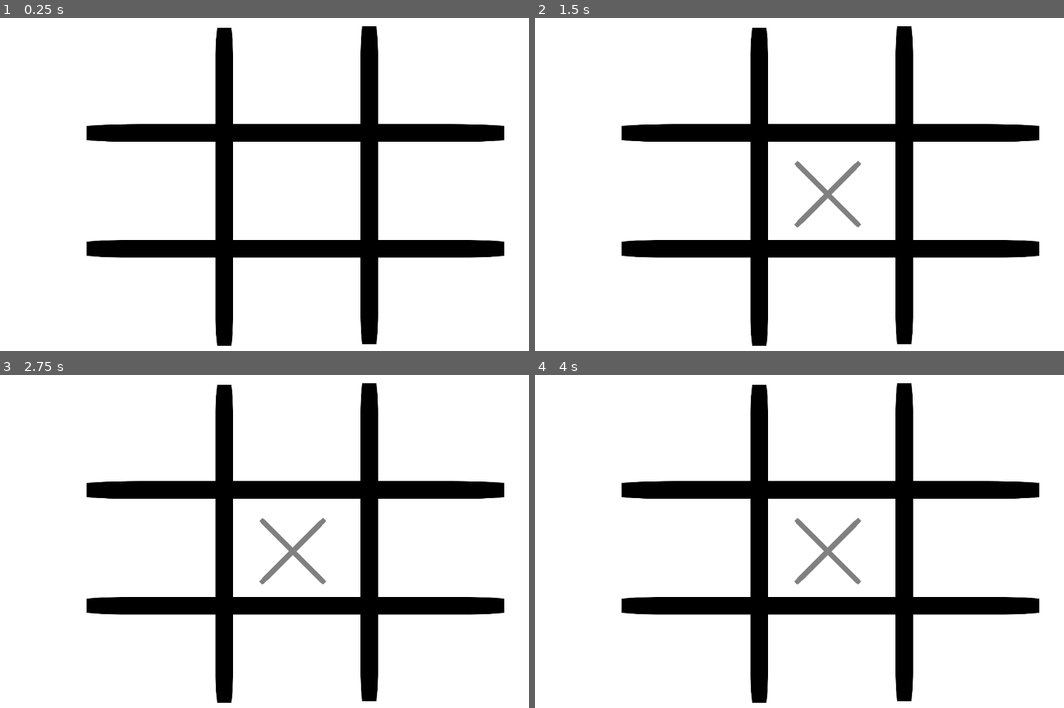
Above: before the commit, frames 1-4 (two rows, left to right).
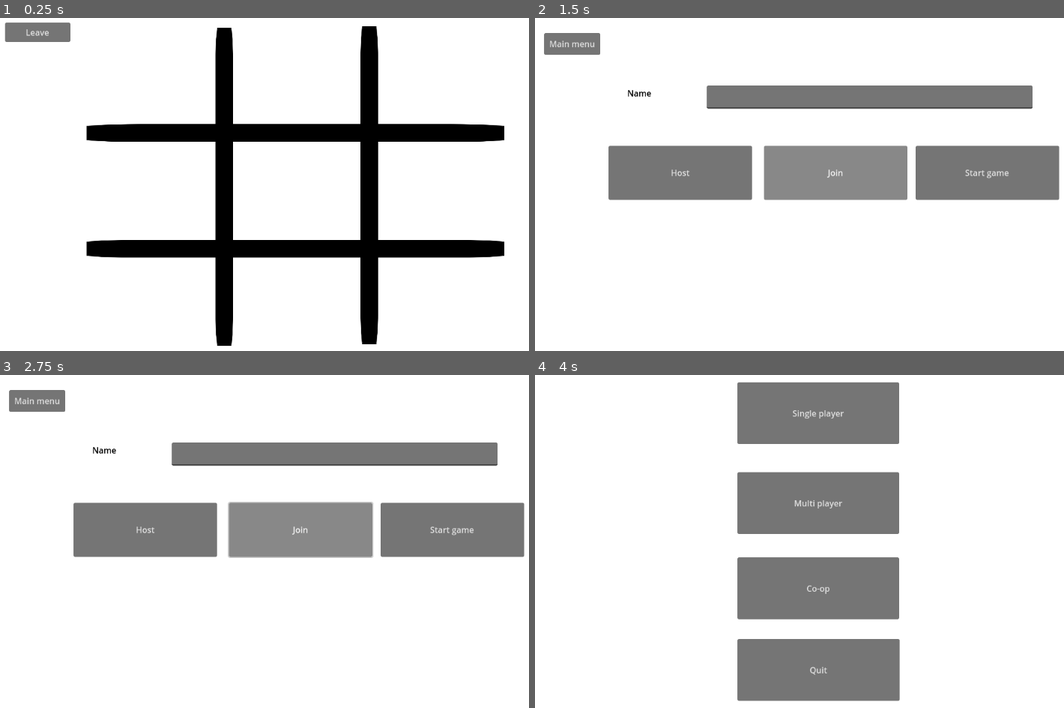
Above: after the commit, the same moments.

Repository: im-shashank/Tick-Tack-Toe
Game: Godot game, scene res://scenes/multiplayer.tscn
Two runs of this game, one before a commit and one after it. Both use one fixed random seed, a clock stepped at 60 frames per second and the inputs below. This scene is started directly instead of the project's main scene. The engine's default icon, where the game draws it, is replaced by a stand-in: a white triangle on a blue panel in a dark square.
Inputs (mouse positions are in pixels of both pictures, inside the frame that each line leads up to):
- Up to frame 1 (0.25 s): no input
- Up to frame 2 (1.5 s): click (572, 31) at 0.5 s, where only the run after the commit has a clickable "Leave"; click (820, 147) at 1.25 s, where only the run after the commit has a clickable "Multi player"
- Up to frame 3 (2.75 s): click (285, 504) at 2 s, where only the run after the commit has a clickable "Multi player"
- Up to frame 4 (4 s): click (677, 531) at 2.75 s, where only the run after the commit has a clickable "Host"; click (572, 401) at 3.5 s, where only the run after the commit has a clickable "Main menu"

The runs differ from the first frame. In frame 1, 0.7% of the frame differs, in the area x 0-14%, y 1-8%; in frame 2, 31%; in frame 3, 32%, in the area x 1-100%, y 2-99%; in frame 4, 31%.
Error after the commit: Invalid access to property or key 'multiplayer_peer' on a base object of type 'null instance'. (res://scenes/scripts/multi_player.gd:53)

Commit message:
Almost almost complete multiplayer

Diff:
--- a/scenes/multiplayer_main.tscn
+++ b/scenes/multiplayer_main.tscn
@@ -7,7 +7,7 @@
 [ext_resource type="PackedScene" uid="uid://d01mrnhdphy2h" path="res://scenes/x.tscn" id="5_tiilg"]
 [ext_resource type="PackedScene" uid="uid://bbgoy3vh8rl0s" path="res://scenes/o.tscn" id="6_ptfnj"]
 [ext_resource type="Shader" path="res://scenes/shaders/button.gdshader" id="7_0l4ni"]
-[ext_resource type="Script" path="res://scenes/scripts/game_over_layer.gd" id="8_h2u1v"]
+[ext_resource type="Script" path="res://scenes/scripts/multiplayer_game_over_overlay.gd" id="8_tj3tl"]
 
 [sub_resource type="ShaderMaterial" id="ShaderMaterial_7b5x3"]
 shader = ExtResource("2_lctpg")
@@ -215,9 +215,16 @@
 offset_right = 978.0
 offset_bottom = 624.0
 
+[node name="Leave" type="Button" parent="."]
+offset_left = 17.0
+offset_top = 6.0
+offset_right = 143.0
+offset_bottom = 43.0
+text = "Leave"
+
 [node name="GameOverLayer" type="CanvasLayer" parent="."]
 process_mode = 3
-script = ExtResource("8_h2u1v")
+script = ExtResource("8_tj3tl")
 
 [node name="Panel" type="Panel" parent="GameOverLayer"]
 offset_left = 19.0
@@ -258,5 +265,6 @@
 [connection signal="pressed" from="Buttons/Button7" to="." method="_on_button_7_pressed"]
 [connection signal="pressed" from="Buttons/Button8" to="." method="_on_button_8_pressed"]
 [connection signal="pressed" from="Buttons/Button9" to="." method="_on_button_9_pressed"]
+[connection signal="pressed" from="Leave" to="." method="_on_leave_pressed"]
 [connection signal="pressed" from="GameOverLayer/Retry" to="GameOverLayer" method="_on_retry_pressed"]
 [connection signal="pressed" from="GameOverLayer/ToMainMenu" to="GameOverLayer" method="_on_to_main_menu_pressed"]
--- a/scenes/scripts/multi_player.gd
+++ b/scenes/scripts/multi_player.gd
@@ -33,9 +33,24 @@
 
 # Called when the node enters the scene tree for the first time.
 func _ready() -> void:
+	multiplayer.peer_disconnected.connect(peer_disconnected)
+	multiplayer.server_disconnected.connect(server_disconnected)
 	peer.peer_packet.connect(receiveDataFromPeer)
+
 	$".".foundWinner.connect(display_gamer_over_overlay)
 	$".".matchDraw.connect(match_draw)
+
+
+func peer_disconnected(id):
+	print("Peer disconnected: ", id)
+	multiplayer.multiplayer_peer.close()
+	returnToMainMenu()
+
+
+func server_disconnected(id):
+	print("Server diconnected: ", id)
+	returnToMainMenu.rpc()
+	multiplayer.multiplayer_peer.close()
 
 
 # Called every frame. 'delta' is the elapsed time since the previous frame.
@@ -119,6 +134,7 @@
 	turn = data["turn"]
 	winner = data["winner"]
 	print("winner is ", winner)
+	displayGameOverScreen()
 
 
 func _on_button_1_pressed() -> void:
@@ -281,3 +297,15 @@
 	winner = checkWinner()
 	sendDataToPeers()
 	displayGameOverScreen()
+
+
+func _on_leave_pressed() -> void:
+	if multiplayer.is_server():
+		multiplayer.server_disconnected.emit(multiplayer.get_unique_id())
+	else:
+		multiplayer.peer_disconnected.emit(multiplayer.get_unique_id())
+
+
+@rpc("any_peer", "call_local")
+func returnToMainMenu():
+	get_tree().change_scene_to_file("res://scenes/start_menu.tscn")
--- /dev/null
+++ b/scenes/scripts/multiplayer_game_over_overlay.gd
@@ -0,0 +1,54 @@
+extends CanvasLayer
+
+
+# Called when the node enters the scene tree for the first time.
+func _ready() -> void:
+	multiplayer.peer_disconnected.connect(peer_disconnected)
+	multiplayer.server_disconnected.connect(server_disconnected)
+
+	self.hide()
+	if !multiplayer.is_server():
+		var retryLabel = get_node("Retry")
+		retryLabel.visible = false
+
+func gameOver():
+	get_tree().paused = true
+	self.show()
+
+func _on_retry_pressed() -> void:
+	reloadScene.rpc()
+
+
+func _on_to_main_menu_pressed() -> void:
+	if multiplayer.is_server():
+		multiplayer.server_disconnected.emit(multiplayer.get_unique_id())
+	else:
+		multiplayer.peer_disconnected.emit(multiplayer.get_unique_id())
+
+
+func peer_disconnected(id):
+	print("Peer disconnected", id)
+	multiplayer.multiplayer_peer.close()
+	toMainMenu()
+
+
+func server_disconnected(id):
+	print("Server disconnected", id)
+	toMainMenu.rpc()
+	multiplayer.multiplayer_peer.close()
+
+
+@rpc("any_peer", "call_local")
+func reloadScene():
+	self.hide()
+	get_tree().paused = false
+	var scene = load("res://scenes/multiplayer.tscn").instantiate()
+	get_tree().root.add_child(scene)
+
+
+@rpc("any_peer", "call_local")
+func toMainMenu():
+	self.hide()
+	get_tree().paused = false
+	var scene = load("res://scenes/start_menu.tscn").instantiate()
+	get_tree().root.add_child(scene)
--- a/scenes/scripts/multiplayer_host_or_join.gd
+++ b/scenes/scripts/multiplayer_host_or_join.gd
@@ -24,25 +24,26 @@
 
 
 func connected_to_server():
-	sendPlayerInformation.rpc($Buttons/LineEdit.text, multiplayer.get_unique_id(), peer)
+	print("Connected to server")
+	# sendPlayerInformation.rpc($Buttons/LineEdit.text, multiplayer.get_unique_id(), peer)
 
 
 func server_disconnected():
 	print("server_disconnected")
 
 
-@rpc("any_peer")
-func sendPlayerInformation(name, id, peer):
-	if !MultiplayerManager.Players.has(id):
-		MultiplayerManager.Players[id] = {
-			"name": name,
-			"id": id,
-			"peer": peer
-		}
+# @rpc("any_peer")
+# func sendPlayerInformation(name, id, peer):
+# 	if !MultiplayerManager.Players.has(id):
+# 		MultiplayerManager.Players[id] = {
+# 			"name": name,
+# 			"id": id,
+# 			"peer": peer
+# 		}
 
-	elif multiplayer.is_server():
-		for i in MultiplayerManager.Players:
-			sendPlayerInformation(MultiplayerManager.Players[i].name, i, peer)
+# 	elif multiplayer.is_server():
+# 		for i in MultiplayerManager.Players:
+# 			sendPlayerInformation(MultiplayerManager.Players[i].name, i, peer)
 
 
 #let's load multiplayer scene
@@ -54,6 +55,10 @@
 
 
 func _on_main_menu_pressed() -> void:
+	if multiplayer.is_server():
+		multiplayer.server_disconnected.emit(multiplayer.get_unique_id())
+	else:
+		multiplayer.peer_disconnected.emit(multiplayer.get_unique_id())
 	get_tree().change_scene_to_file("res://scenes/start_menu.tscn")
 
 
@@ -68,7 +73,7 @@
 
 	multiplayer.set_multiplayer_peer(peer)
 	print("waiting for players!")
-	sendPlayerInformation($Buttons/LineEdit.text, multiplayer.get_unique_id(), peer)
+	# sendPlayerInformation($Buttons/LineEdit.text, multiplayer.get_unique_id(), peer)
 
 
 #this function will be called when the player wants to join a session
@@ -81,4 +86,7 @@
 
 #this function will be called to start the game
 func _on_start_game_pressed() -> void:
-	start_game.rpc()
+	if multiplayer.is_server():
+		start_game.rpc()
+	else:
+		print("Not a server or server not started yet")
